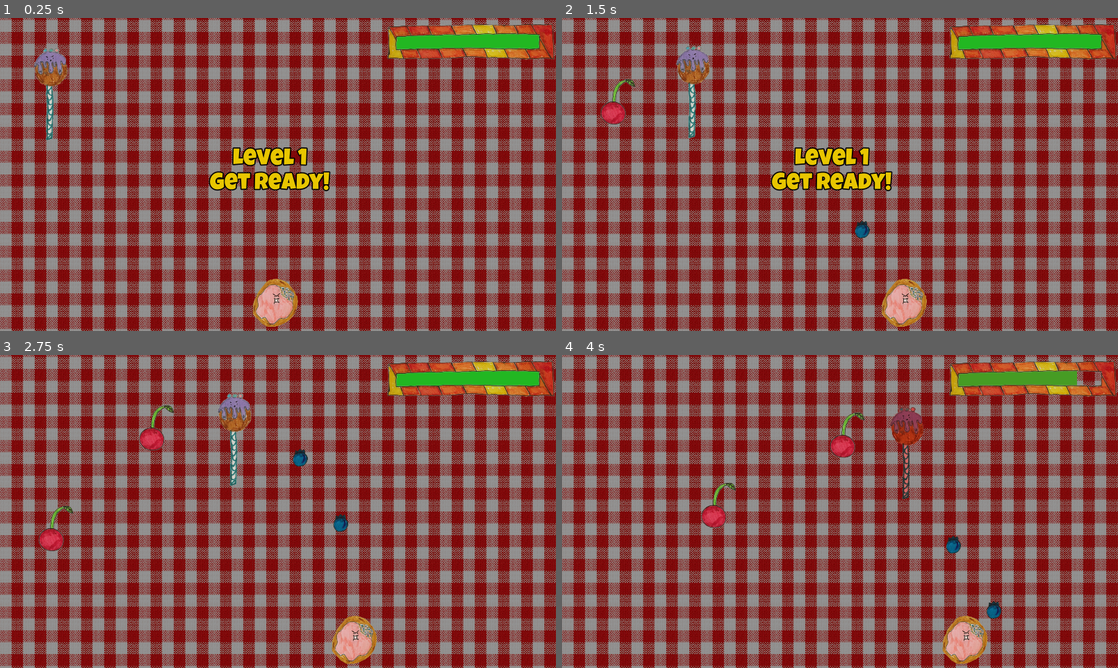
Above: before the commit, frames 1-4 (two rows, left to right).
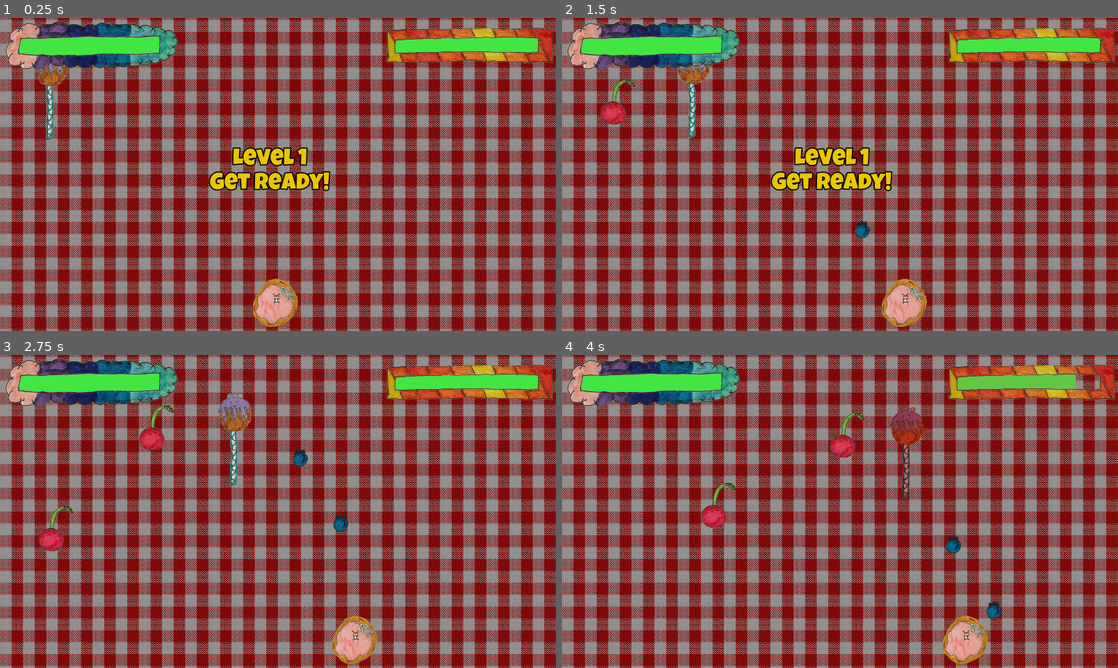
Above: after the commit, the same moments.

Repository: sdt/cake-invaders
Game: Godot game, scene res://Game.tscn
The game is run twice, just before and just after one commit, with the same random seed, the same clock (stepped at 60 frames per second) and the same inputs.
Inputs:
- Up to frame 1 (0.25 s): no input
- Up to frame 2 (1.5 s): hold Right 0.53-1.28 s; tap Space at 0.77 s; hold Left from 1.28 s (still down)
- Up to frame 3 (2.75 s): tap Space at 1.52 s; release Left at 2.03 s; hold Right from 2.03 s (still down)
- Up to frame 4 (4 s): tap Space at 3.02, 3.77 s; release Right at 3.53 s; hold Left from 3.53 s (still down)

The runs differ from the first frame. In frame 1, 6.9% of the frame differs, in the area x 1-100%, y 1-17%; in frame 2, 6.9%; in frame 3, 6.9%; in frame 4, 6.8%.

Commit message:
Healthbar pair

Diff:
--- a/GameLevel.gd
+++ b/GameLevel.gd
@@ -11,6 +11,7 @@
 	for child in get_children():
 		if child is Enemy:
 			enemy = child
+			enemy.healthBar = $HealthBars/EnemyHealthBar
 
 func isFinished():
 	return enemy.currentHealth <= 0
--- /dev/null
+++ b/HealthBars.tscn
@@ -0,0 +1,21 @@
+[gd_scene load_steps=4 format=2]
+
+[ext_resource path="res://HealthBar.tscn" type="PackedScene" id=1]
+[ext_resource path="res://HealthBarEnemy.png" type="Texture" id=2]
+[ext_resource path="res://HealthBarPlayer.png" type="Texture" id=3]
+
+[node name="HealthBars" type="Node"]
+
+[node name="EnemyHealthBar" parent="." instance=ExtResource( 1 )]
+position = Vector2( 1620.22, 92.5041 )
+texture = ExtResource( 2 )
+bar = Vector2( 515, 60 )
+healthyColor = Color( 0.258824, 0.898039, 0.258824, 1 )
+sickColor = Color( 0.866667, 0.321569, 0.321569, 1 )
+
+[node name="PlayerHealthBar" parent="." instance=ExtResource( 1 )]
+position = Vector2( 316.756, 95.3073 )
+texture = ExtResource( 3 )
+bar = Vector2( 500, 65 )
+healthyColor = Color( 0.258824, 0.898039, 0.258824, 1 )
+sickColor = Color( 0.866667, 0.321569, 0.321569, 1 )
--- a/Level.gd
+++ b/Level.gd
@@ -7,14 +7,7 @@
 var shown = false
 
 # Called when the node enters the scene tree for the first time.
-func _ready():
-	var hb = $HealthBar
-	print_tree_pretty()
-	printt("HealthBar=", hb)
-	for child in get_children():
-		if child is Enemy:
-			child.healthBar = hb
-			break
+
 
 # Called every frame. 'delta' is the elapsed time since the previous frame.
 func _process(delta):
--- a/Level1.tscn
+++ b/Level1.tscn
@@ -1,10 +1,9 @@
-[gd_scene load_steps=6 format=2]
+[gd_scene load_steps=5 format=2]
 
 [ext_resource path="res://GameLevel.gd" type="Script" id=1]
 [ext_resource path="res://CakePop.tscn" type="PackedScene" id=2]
 [ext_resource path="res://EnemyBehaviousSinus.gd" type="Script" id=3]
-[ext_resource path="res://HealthBar.tscn" type="PackedScene" id=4]
-[ext_resource path="res://HealthBarEnemy.png" type="Texture" id=5]
+[ext_resource path="res://HealthBars.tscn" type="PackedScene" id=4]
 
 [node name="Level1" type="Node2D"]
 script = ExtResource( 1 )
@@ -21,7 +20,4 @@
 [node name="EnemyBehaviourSinus" type="Node2D" parent="CakePop"]
 script = ExtResource( 3 )
 
-[node name="HealthBar" parent="." instance=ExtResource( 4 )]
-position = Vector2( 1623.66, 80.2805 )
-texture = ExtResource( 5 )
-bar = Vector2( 515, 65 )
+[node name="HealthBars" parent="." instance=ExtResource( 4 )]
